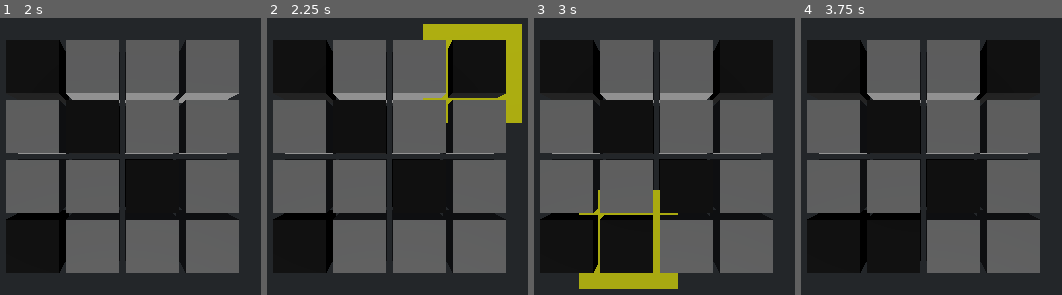
Above: before the commit, frames 1-4 (left to right).
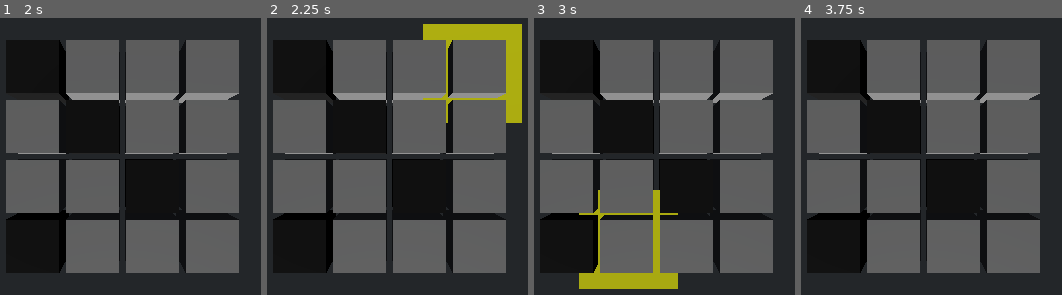
Above: after the commit, the same moments.

Repository: nicoexport/crops
Game: Godot game, scene res://scenes/game.tscn
The game is run twice, just before and just after one commit, with the same random seed, the same clock (stepped at 60 frames per second) and the same inputs.
Inputs (mouse positions are in pixels of both pictures, inside the frame that each line leads up to):
- Up to frame 1 (2 s): tap Enter at 0.5 s; move the mouse to (outside the picture) at 0.52 s; click (outside the picture) at 0.67 s; tap Space at 1.25 s; move the mouse to (outside the picture) at 1.27 s; click (outside the picture) at 1.42 s
- Up to frame 2 (2.25 s): tap Enter at 2 s; move the mouse to (470, 56) at 2.02 s; click (470, 56) at 2.17 s
- Up to frame 3 (3 s): tap Space at 2.75 s; move the mouse to (617, 245) at 2.77 s; click (617, 245) at 2.92 s
- Up to frame 4 (3.75 s): tap Enter at 3.5 s; move the mouse to (outside the picture) at 3.52 s; click (outside the picture) at 3.67 s

Frame 1 is identical in both runs. In frame 2, 4.2% of the frame differs, in the area x 69-92%, y 7-29%; in frame 3, 8.3%, in the area x 25-92%, y 7-93%; in frame 4, 8.3%.

Commit message:
implement water action

Diff:
--- a/scripts/game_model.gd
+++ b/scripts/game_model.gd
@@ -3,8 +3,8 @@
 
 signal grid_resized(new_width: int, new_height: int)
 signal cell_changed(x: int, y: int, value)
+signal irrigation_changed(x: int, y: int, level: int)
 
-signal irrigation_changed(x: int, y: int, level: int)
 
 @export var width: int = 8:
 	set(v):
--- a/scripts/grid_view.gd
+++ b/scripts/grid_view.gd
@@ -80,6 +80,9 @@
 	if not model.cell_changed.is_connected(_on_cell_changed):
 		model.cell_changed.connect(_on_cell_changed)
 
+	if not model.irrigation_changed.is_connected(_on_irrigation_changed):
+		model.irrigation_changed.connect(_on_irrigation_changed)
+
 	_connected = true
 
 
@@ -120,6 +123,10 @@
 			box.material = null
 
 
+func _on_irrigation_changed(x: int, y: int, level: int):
+	print("irrigation changed at ", str(x), " : ", str(y), " to level ", str(level))
+
+
 func _on_slot_interacted(x: int, y: int, interaction: BaseInteraction) -> void:
 	if model != null:
 		interaction.perform(x, y, model)
--- /dev/null
+++ b/scripts/interactions/interaction_water.gd
@@ -0,0 +1,12 @@
+class_name InteractionWater extends BaseInteraction
+
+
+var _amount
+
+
+func _init(amount: int) -> void:
+    _amount = amount
+
+
+func perform(x: int, y: int, model: GameModel):
+    model.add_irrigation_level(x, y, _amount)
--- a/scripts/interactor.gd
+++ b/scripts/interactor.gd
@@ -54,7 +54,7 @@
 		if interaction_intended:
 			if result.collider is CellView:
 				var cell_view: CellView = result.collider
-				cell_view.interact(InteractionChangeValue.new())
+				cell_view.interact(InteractionWater.new(1))
 
 	else:
 		highlight_box.visible = false
Not shown, added: scripts/interactions/interaction_water.gd.uid
